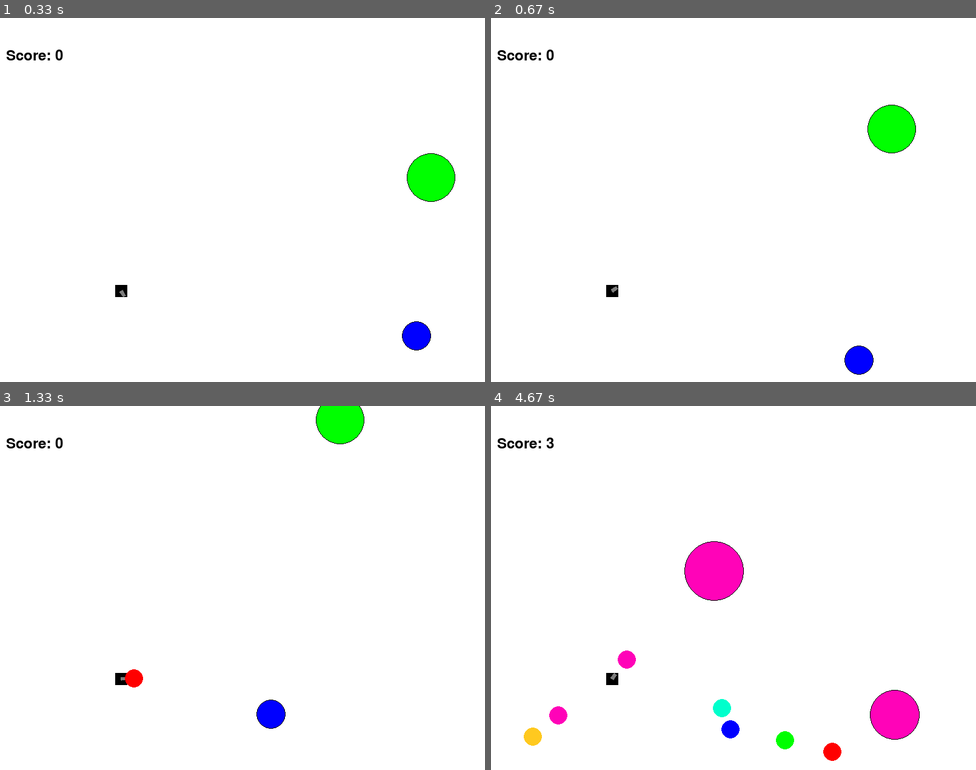
Above: before the commit, frames 1-4 (two rows, left to right).
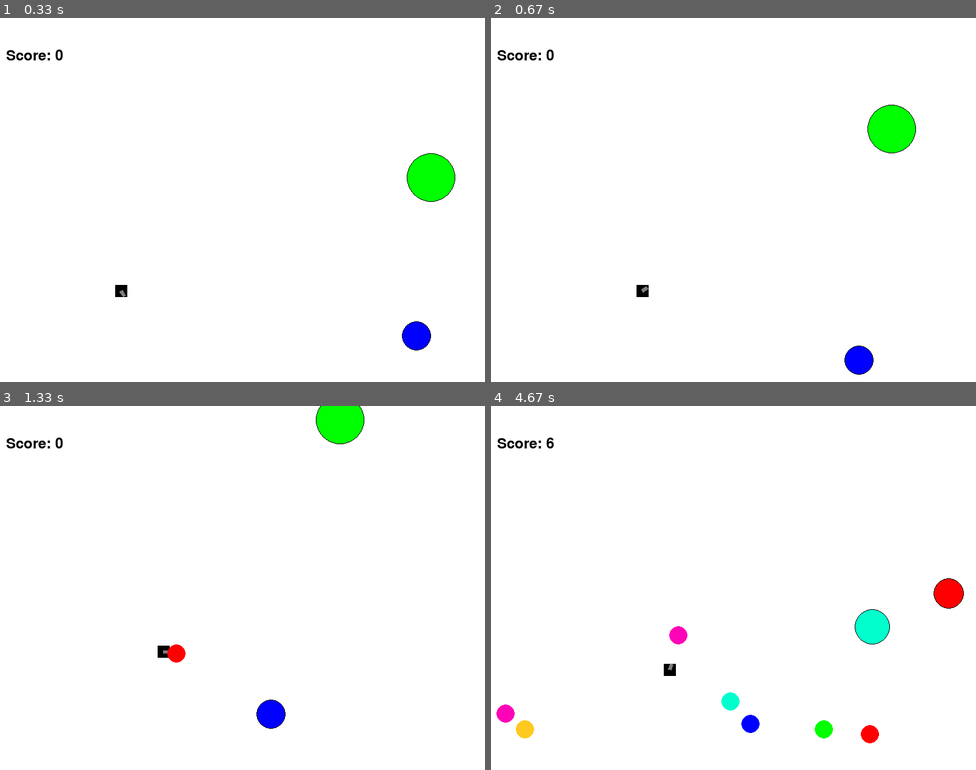
Above: after the commit, the same moments.

Repository: dzinty/infa_2021_petukhova
Game: pygame game, started from 05_gun_game/gun_2.py
The game is run twice, just before and just after one commit, with the same random seed, the same clock (stepped at 60 frames per second) and the same inputs.
Inputs (mouse positions are in pixels of both pictures, inside the frame that each line leads up to):
- Up to frame 1 (0.33 s): no input
- Up to frame 2 (0.67 s): hold D from 0.33 s (still down); move the mouse to (714, 214) at 0.37 s
- Up to frame 3 (1.33 s): release D at 0.8 s; hold W 0.83-1.13 s; move the mouse to (397, 577) at 0.87 s; click (291, 668) at 1.22 s
- Up to frame 4 (4.67 s): hold D 1.5-1.97 s; click (583, 533) at 1.58 s; hold A 2-2.53 s; click (806, 460) at 2.08 s; hold S 2.57-2.87 s; click (791, 620) at 2.65 s; hold A 2.9-3.3 s; click (743, 464) at 2.98 s; hold W 3.33-3.7 s; click (558, 577) at 3.42 s; hold D 3.73-4.37 s; click (738, 624) at 3.82 s; hold S from 4.4 s (still down); click (718, 526) at 4.48 s

Frame 1 is identical in both runs. In frame 2, 0.2% of the frame differs, in the area x 23-33%, y 73-77%; in frame 3, 0.4%; in frame 4, 5.6%, in the area x 1-98%, y 8-98%.

Commit message:
Добавлено движение пушки.

Diff:
--- a/05_gun_game/gun_2.py
+++ b/05_gun_game/gun_2.py
@@ -139,6 +139,8 @@
         self.color = GREY
         self.x = 200
         self.y = 450
+        self.vx = 0
+        self.vy = 0
         self.width = 5
 
     def fire2_start(self, event):
@@ -200,18 +202,22 @@
         else:
             self.color = GREY
 
-    '''
-    Движение пушки
+
     def move(self):
-        if event.type == pygame.KEYDOWN:
-            if pygame.key.get_pressed()[pygame.K_w]:
-                self.y -= 1
-            if pygame.key.get_pressed()[pygame.K_s]:
-                self.y += 1
-            if pygame.key.get_pressed()[pygame.K_d]:
-                self.x += 1
-            if pygame.key.get_pressed()[pygame.K_a]:
-                self.x -= 1'''
+        if self.x < 10:
+            self.vx = 0
+            self.x = 10
+        elif self.x > WIDTH-10:
+            self.vx = 0
+            self.x = WIDTH-10
+        self.x += self.vx
+        if self.y < 10:
+            self.y = 10
+            self.vy = 0
+        elif self.y > HEIGHT - 10:
+            self.y = HEIGHT-10
+            self.vy = 0
+        self.y += self.vy
 
 
 class Target:
@@ -272,6 +278,7 @@
 
 while not finished:
     screen.fill(WHITE)
+    gun.move()
     gun.draw()
     for target in targets:
         target.draw()
@@ -291,6 +298,23 @@
 
     clock.tick(FPS)
     for event in pygame.event.get():
+
+        if event.type == pygame.KEYUP:
+            if (not pygame.key.get_pressed()[pygame.K_d]) and (not pygame.key.get_pressed()[pygame.K_a]):
+                gun.vx = 0
+            if (not pygame.key.get_pressed()[pygame.K_w]) and (not pygame.key.get_pressed()[pygame.K_s]):
+                gun.vy = 0
+        if event.type == pygame.KEYDOWN:
+            if pygame.key.get_pressed()[pygame.K_d]:
+                gun.vx = 5
+            elif pygame.key.get_pressed()[pygame.K_a]:
+                gun.vx = -5
+            if pygame.key.get_pressed()[pygame.K_w]:
+                gun.vy = -5
+            elif pygame.key.get_pressed()[pygame.K_s]:
+                gun.vy = 5
+
+
         if event.type == pygame.KEYDOWN:
             if pygame.key.get_pressed()[pygame.K_1]:
                 bullet_type = 1
